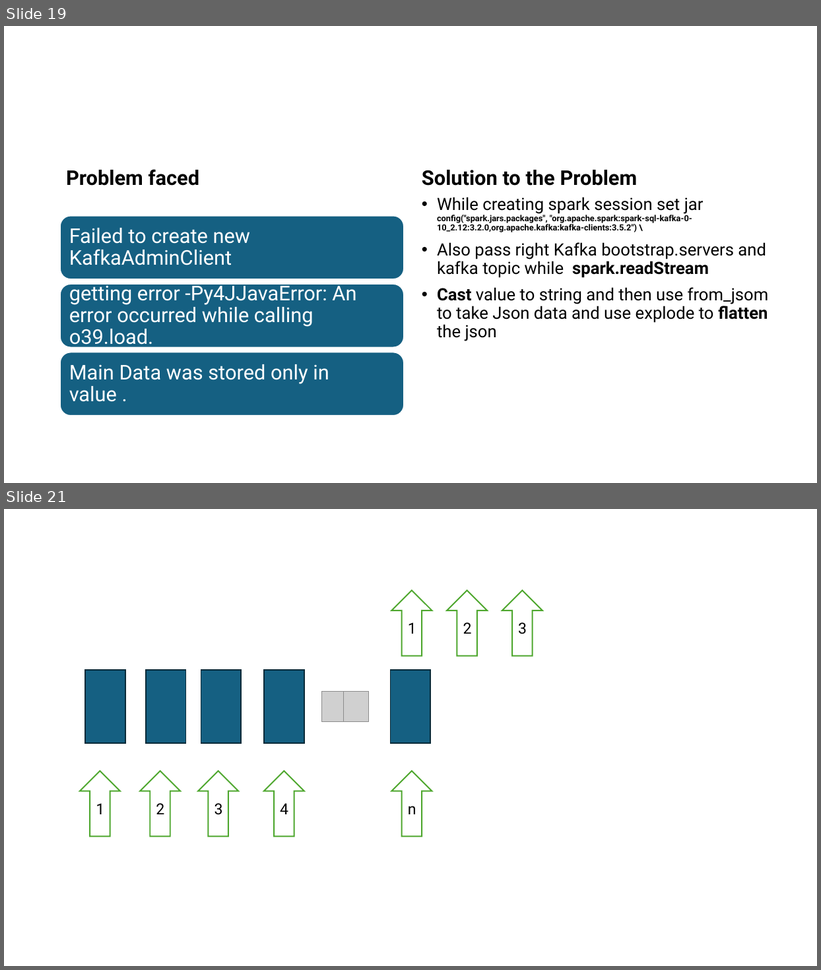
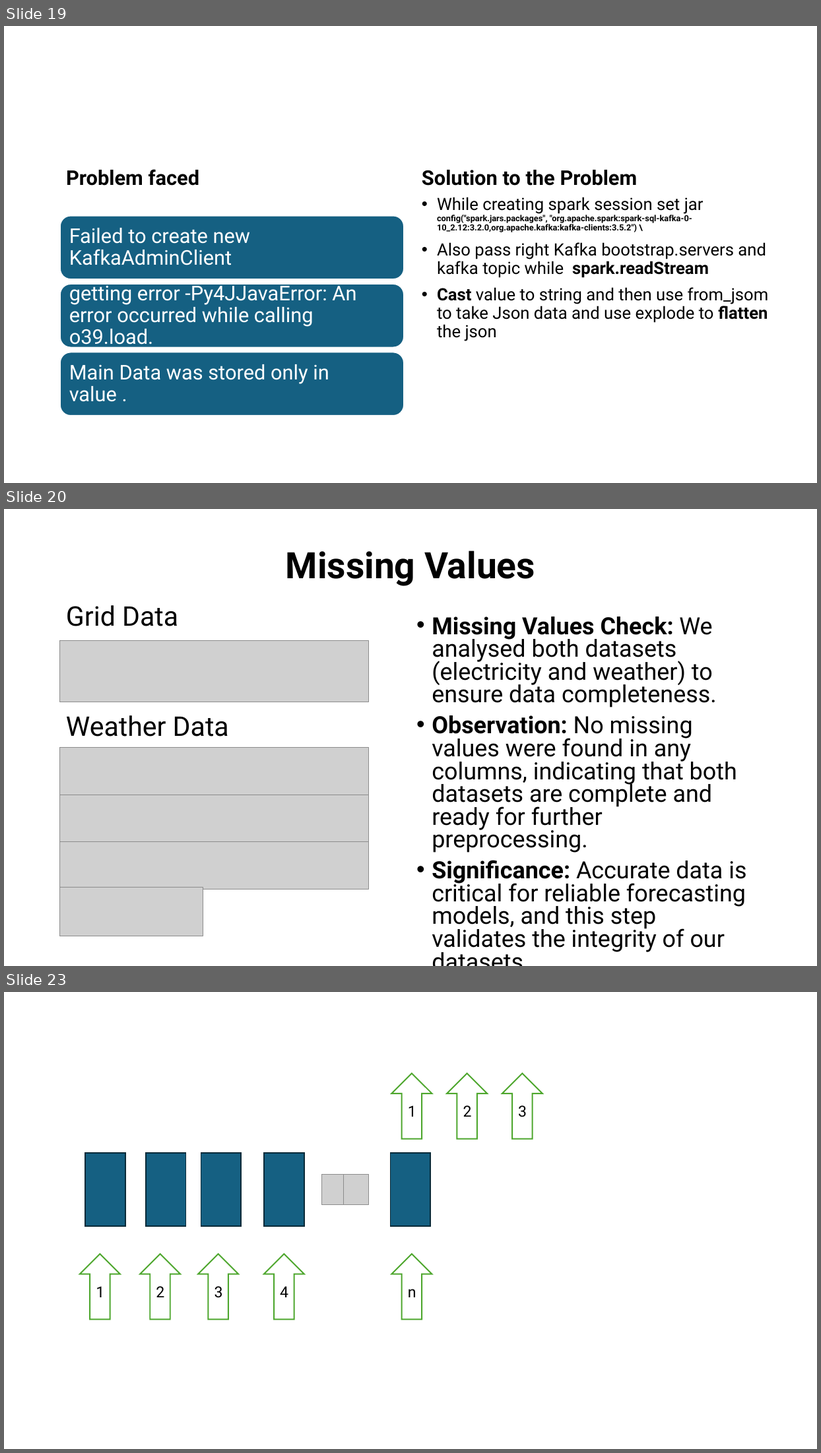
Before and after one commit to monikatyagiisc/grid-optimization-with-weather, a slide deck: DataEnggFinalProjectPPT.pptx. Shown one above the other, each under a label of ours: slides 19 and 21 before the commit, slides 19, 20 and 23 after it; the slides between them are not shown. The pictures are 821x970 and 821x1453 pixels, drawn with LibreOffice and Linux fonts; fonts in the diff are those of the drawing; grey boxes stand for pictures. Boxes give left, top, right and bottom in pixels: in the first picture for what was removed or moved away, otherwise in the second. Text is boxed around its words. In the diff, an @@ line names an element or a change of style, - is before the commit and + after.

Commit message:
Slide added

```diff
--- a/DataEnggFinalProjectPPT.pptx
+++ b/DataEnggFinalProjectPPT.pptx
@@ slide 20 added at <box>4,509,817,966</box>, background #FFFFFF @@
@@ text added at <box>286,551,535,586</box>, 43 pt, text #000000, bold @@
+Missing Values
@@ title added at <box>66,605,229,737</box>, 32 pt, text #000000 @@
+Grid Data
+Weather Data
@@ text added at <box>432,617,746,953</box>, 28 pt, text #000000 @@
+• Missing Values Check: We analysed both datasets (electricity and weather) to ensure data completeness.
+• Observation: No missing values were found in any columns, indicating that both datasets are complete and ready for further preprocessing.
+• Significance: Accurate data is critical for reliable forecasting models, and this step validates the integrity of our datasets.
@@ picture added at <box>60,641,369,702</box> @@
@@ picture added at <box>60,748,369,795</box> @@
@@ picture added at <box>60,795,369,842</box> @@
@@ picture added at <box>60,842,369,889</box> @@
@@ picture added at <box>60,888,203,937</box> @@
@@ what was slide 21 is now slide 23 @@
```
Also in this commit, not shown: 1 other slide added.
